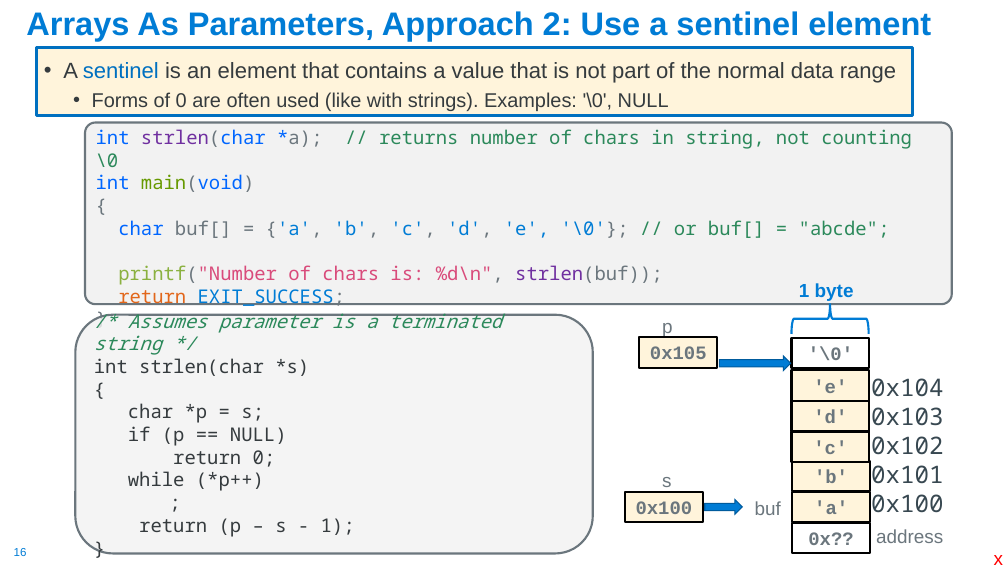
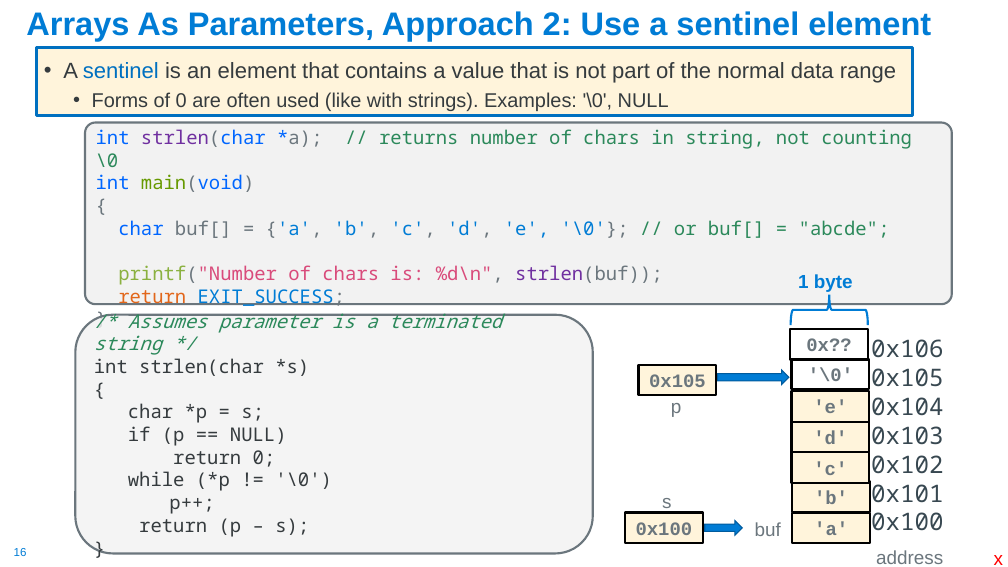
Before and after one commit to cse30-sp24/Muller-Slides, a slide deck: slide 16 of Lecture-7.pptx. Drawn at 1008x567 pixels with LibreOffice and Linux fonts; fonts in the diff are those of the drawing. Boxes give left, top, right and bottom in pixels: in the first picture for what was removed or moved away, otherwise in the second. Text is boxed around its words. In the diff, an @@ line names an element or a change of style, - is before the commit and + after.

```diff
--- a/Lecture-7.pptx
+++ b/Lecture-7.pptx
@@ text "1 byte": place and size @@
-text "1 byte" at (799, 283, 854, 301)
+text "1 byte" at (798, 274, 853, 292)
@@ right brace: place and size @@
-right brace at (792, 304, 869, 334)
+right brace at (791, 295, 868, 325)
@@ rectangle "0x??": place and size @@
-rectangle "0x??" at (792, 523, 870, 554)
+rectangle "0x??" at (790, 329, 868, 359)
@@ text "0x106": place and size @@
-text "0x106" at (871, 378, 943, 513)
+text "0x106" at (871, 339, 943, 531)
@@ text at (871, 339, 943, 387): paragraphs added @@
+0x106
+0x105
@@ rectangle "0x105": place and size @@
-rectangle "0x105" at (640, 337, 718, 368)
+rectangle "0x105" at (639, 365, 717, 395)
@@ right arrow: place and size @@
-right arrow at (720, 356, 791, 371)
+right arrow at (718, 370, 789, 384)
@@ text "p": place and size @@
-text "p" at (662, 323, 673, 337)
+text "p" at (671, 403, 682, 417)
@@ text in rounded rectangle at (128, 471, 332, 537): text changed @@
-while (*p++)
-;
-return (p – s - 1);
+while (*p != '\0')
+p++;
+return (p – s);
@@ 7 rectangles, 3 texts, 1 right arrow: place and size @@
-7 rectangles, 3 texts, 1 right arrow at (625, 338, 943, 543)
+7 rectangles, 3 texts, 1 right arrow at (625, 358, 943, 564)
```
Also in this commit, not shown: 5 other slides changed, 14 slides removed, 1 other file.
